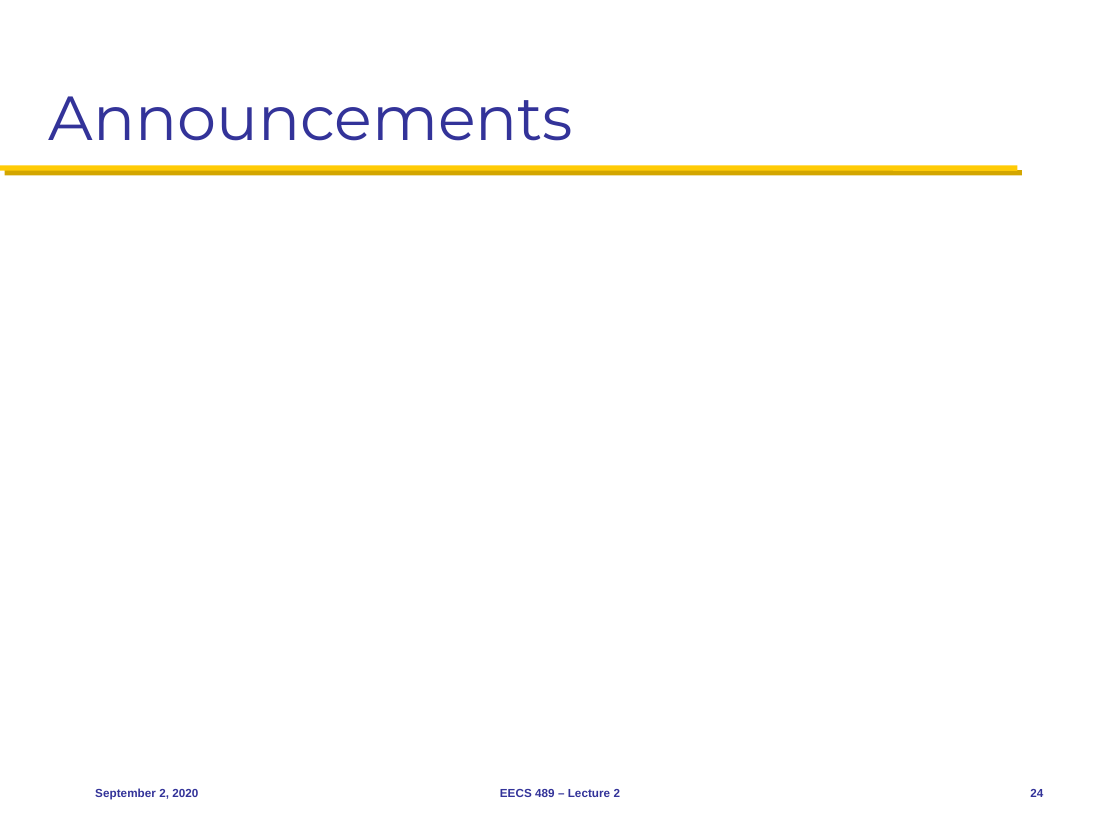
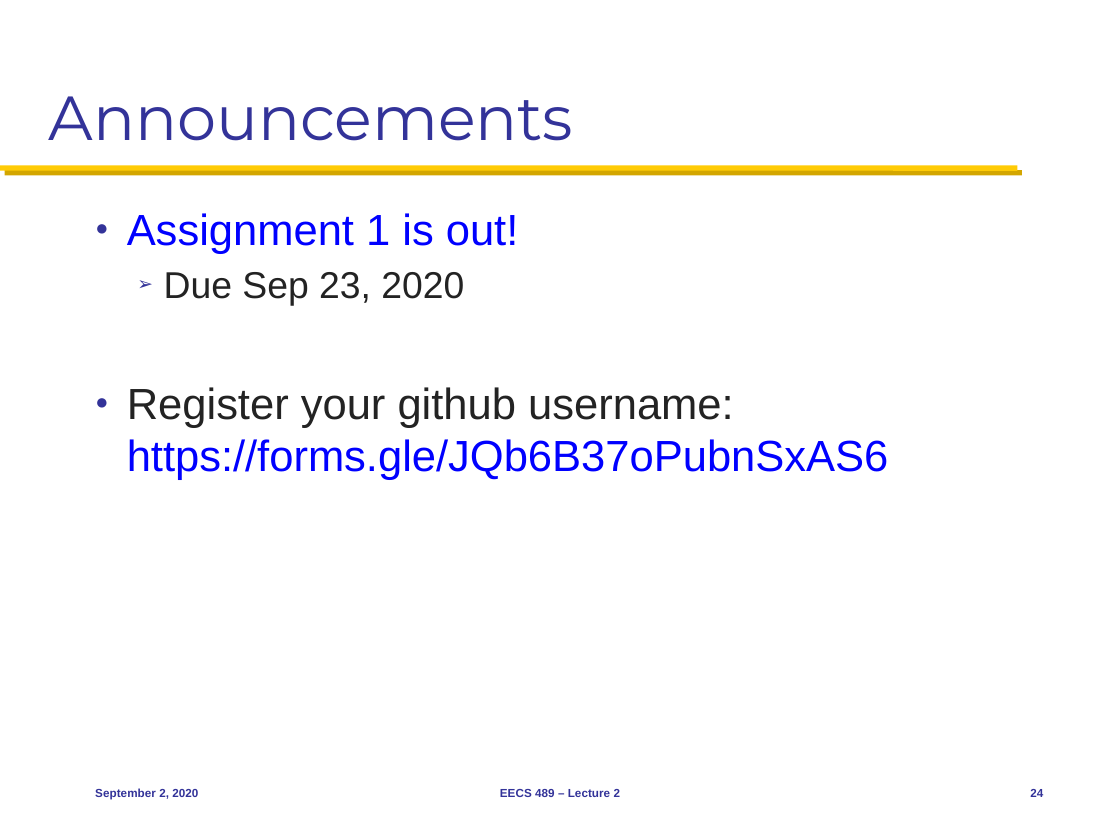
Before and after one commit to mosharaf/eecs489, a slide deck: slide 24 of Slides/090220.pptx. Drawn at 1120x840 pixels with LibreOffice and Linux fonts; fonts in the diff are those of the drawing. Boxes give left, top, right and bottom in pixels: in the first picture for what was removed or moved away, otherwise in the second. Text is boxed around its words. In the diff, an @@ line names an element or a change of style, - is before the commit and + after.

Commit message:
Slide updates.

```diff
--- a/Slides/090220.pptx
+++ b/Slides/090220.pptx
@@ text added at (x1=127, y1=213, x2=889, y2=480), 28 pt, text #0000FF @@
+● Assignment 1 is out!
+  ➢ Due Sep 23, 2020
+● Register your github username: https://forms.gle/JQb6B37oPubnSxAS6
```
Also in this commit, not shown: 4 other slides changed.
